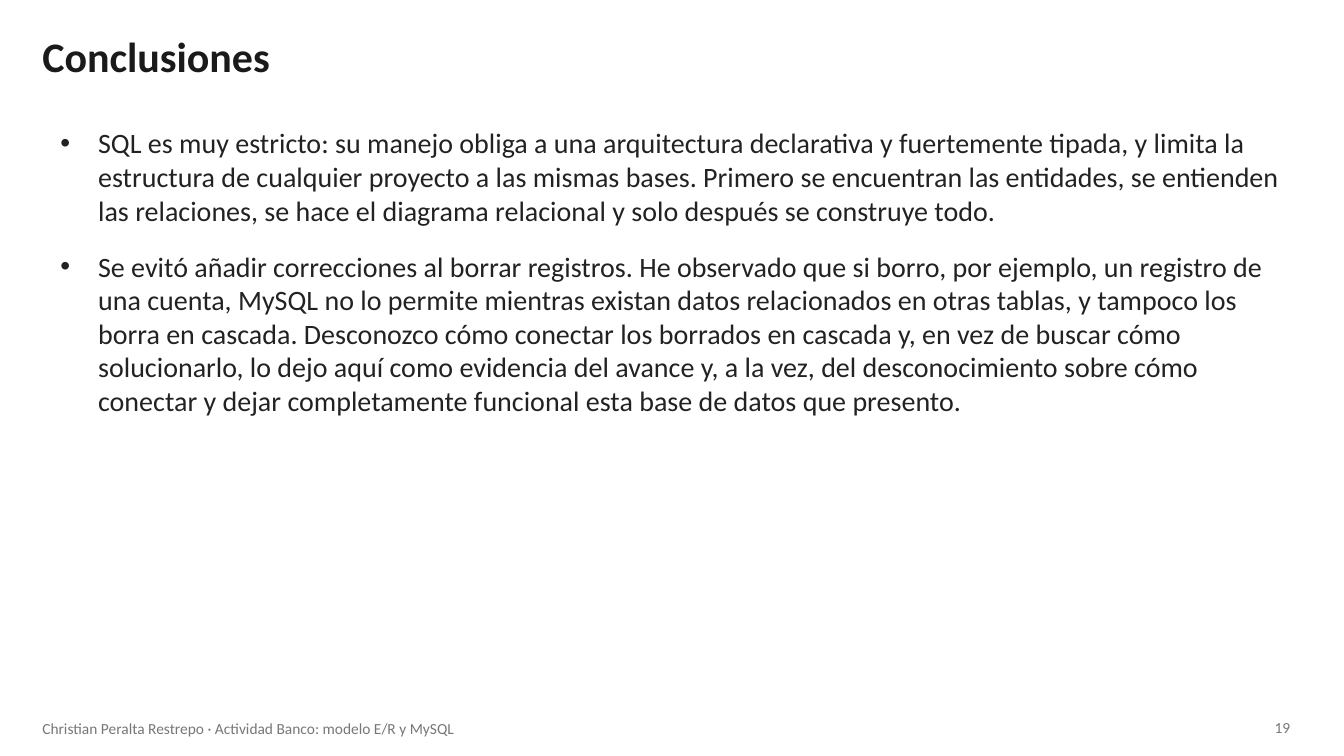
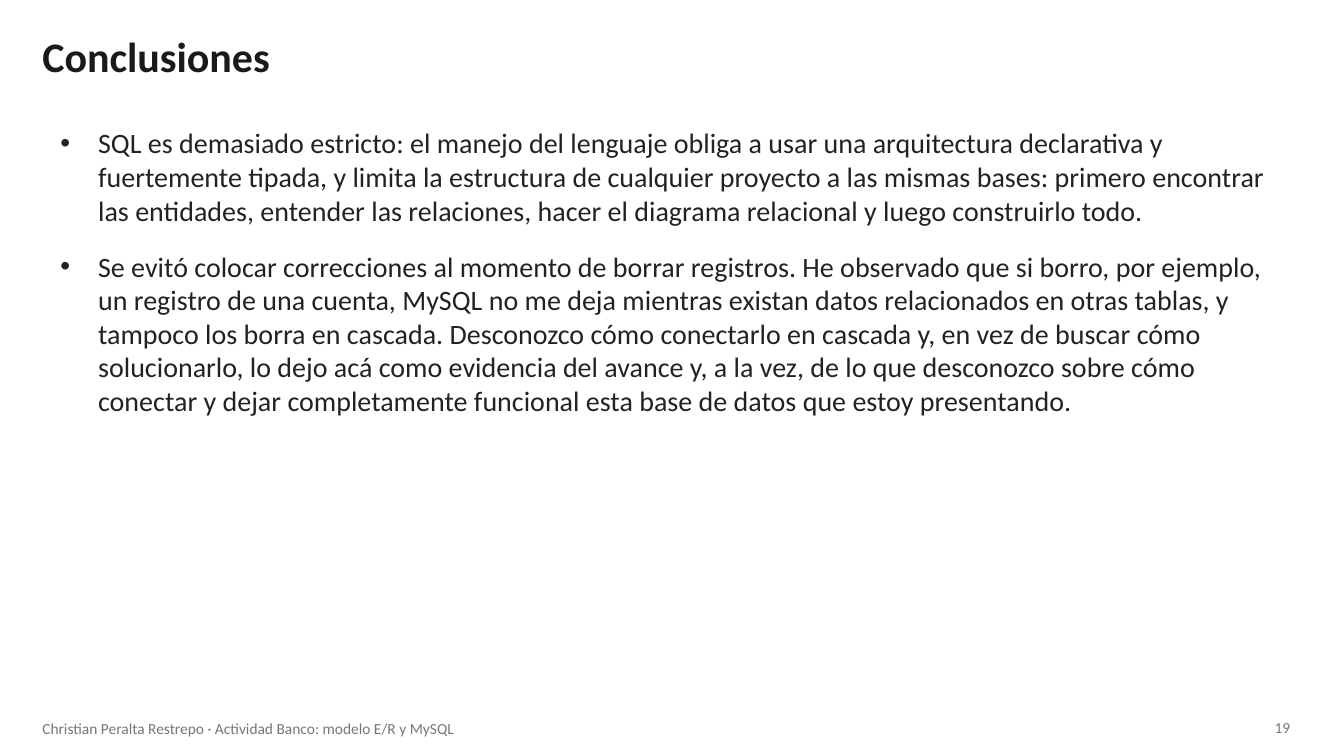
Before and after one commit to christiansan141/CuerpoTeo, a slide deck: slide 19 of Actividad_Banco_ChristianPeralta.pptx. Drawn at 1344x756 pixels with LibreOffice and Linux fonts; fonts in the diff are those of the drawing. Boxes give left, top, right and bottom in pixels: in the first picture for what was removed or moved away, otherwise in the second. Text is boxed around its words. In the diff, an @@ line names an element or a change of style, - is before the commit and + after.

```diff
--- a/Actividad_Banco_ChristianPeralta.pptx
+++ b/Actividad_Banco_ChristianPeralta.pptx
@@ text at [98,133,1263,416]: text changed @@
-• SQL es muy estricto: su manejo obliga a una arquitectura declarativa y fuertemente tipada, y limita la estructura de cualquier proyecto a las mismas bases. Primero se encuentran las entidades, se entienden las relaciones, se hace el diagrama relacional y solo después se construye todo.
-• Se evitó añadir correcciones al borrar registros. He observado que si borro, por ejemplo, un registro de una cuenta, MySQL no lo permite mientras existan datos relacionados en otras tablas, y tampoco los borra en cascada. Desconozco cómo conectar los borrados en cascada y, en vez de buscar cómo solucionarlo, lo dejo aquí como evidencia del avance y, a la vez, del desconocimiento sobre cómo conectar y dejar completamente funcional esta base de datos que presento.
+• SQL es demasiado estricto: el manejo del lenguaje obliga a usar una arquitectura declarativa y fuertemente tipada, y limita la estructura de cualquier proyecto a las mismas bases: primero encontrar las entidades, entender las relaciones, hacer el diagrama relacional y luego construirlo todo.
+• Se evitó colocar correcciones al momento de borrar registros. He observado que si borro, por ejemplo, un registro de una cuenta, MySQL no me deja mientras existan datos relacionados en otras tablas, y tampoco los borra en cascada. Desconozco cómo conectarlo en cascada y, en vez de buscar cómo solucionarlo, lo dejo acá como evidencia del avance y, a la vez, de lo que desconozco sobre cómo conectar y dejar completamente funcional esta base de datos que estoy presentando.
```
Also in this commit, not shown: 11 other slides changed, 1 other file.
